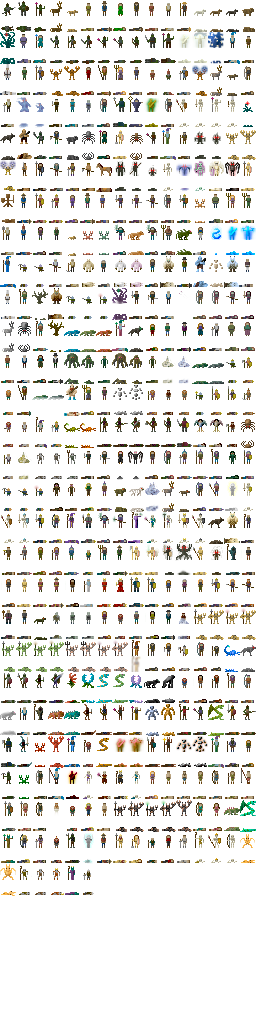
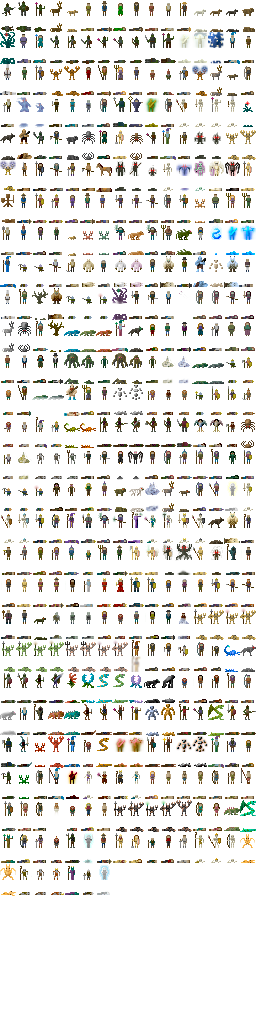
Two versions of the same layered image (256×1024). Layer-by-layer changes:
painted on "Background" over <box>97,865,110,895</box>
